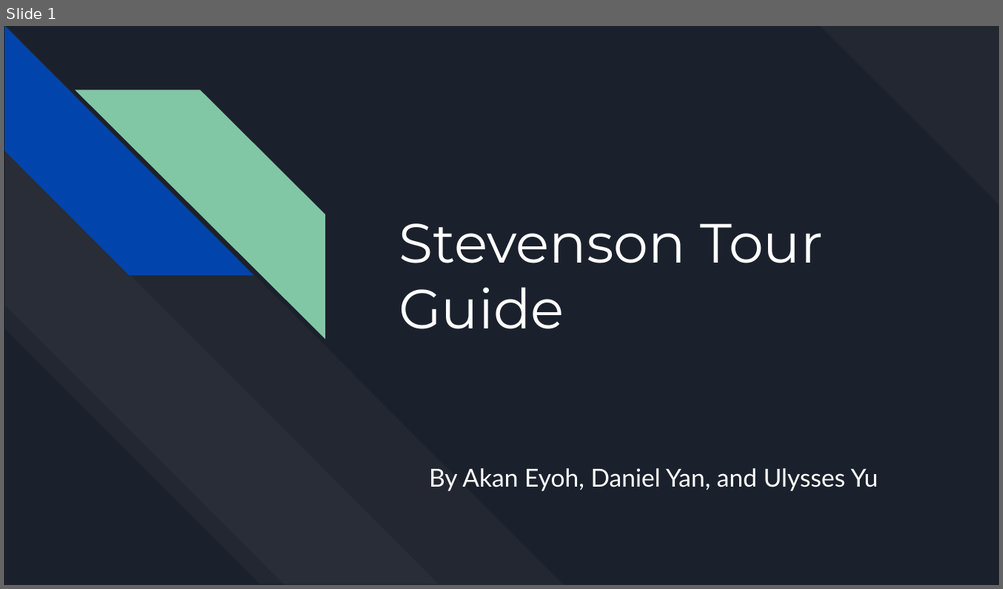
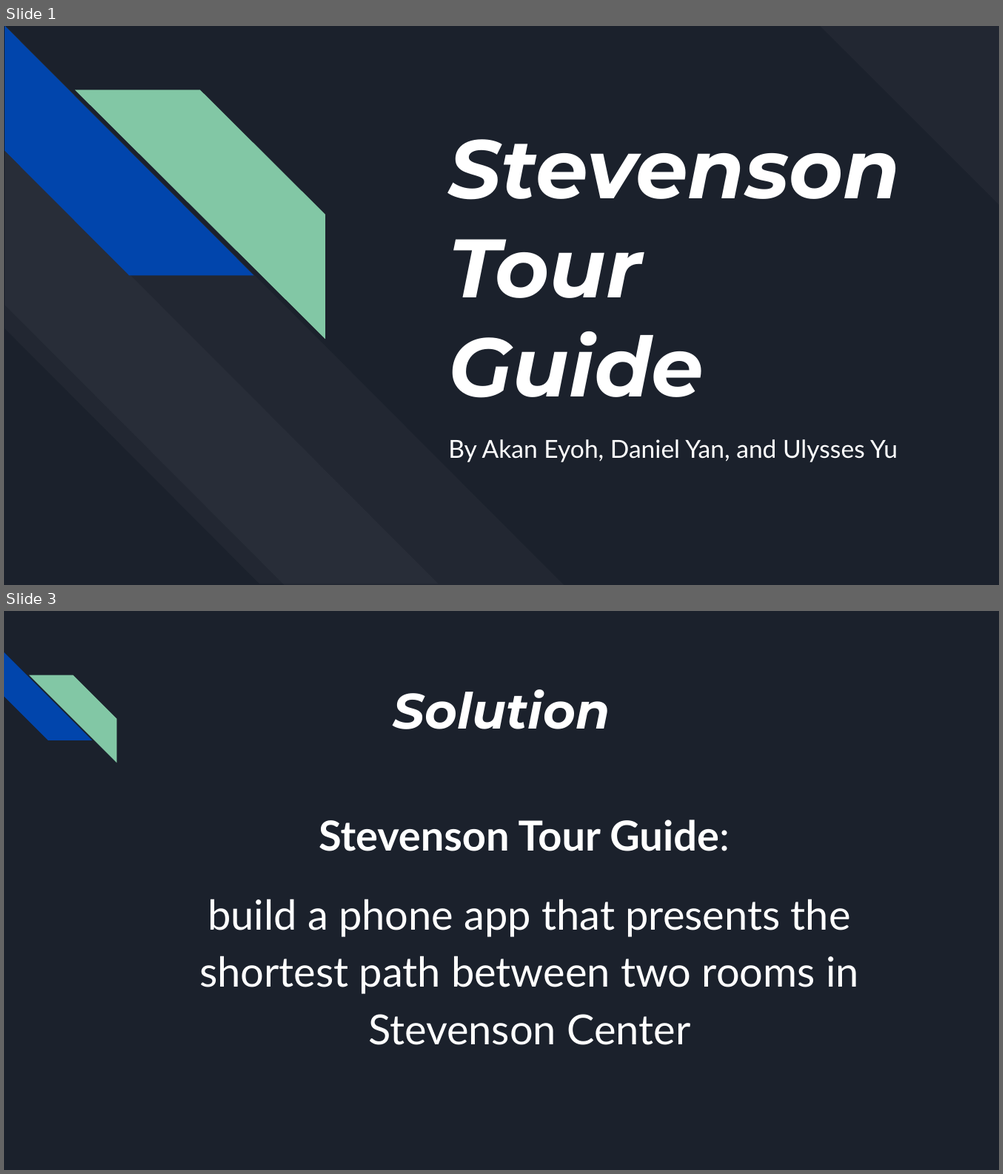
Before and after one commit to AkanEyoh/StevensonTourGuide, a slide deck: final_presentation.pptx. Shown one above the other, each under a label of ours: slide 1 before the commit, slides 1 and 3 after it; the slides between them are not shown. The pictures are 1003x589 and 1003x1174 pixels, drawn with LibreOffice and Linux fonts; fonts in the diff are those of the drawing. Boxes give left, top, right and bottom in pixels: in the first picture for what was removed or moved away, otherwise in the second. Text is boxed around its words. In the diff, an @@ line names an element or a change of style, - is before the commit and + after.

```diff
--- a/final_presentation.pptx
+++ b/final_presentation.pptx
@@ slide 3 added at [4, 611, 999, 1170], background #1B212C @@
@@ diag stripe added at [4, 652, 91, 741], fill #0145AC @@
@@ diag stripe added at [29, 675, 116, 762], fill #82C7A5 @@
@@ title added at [392, 689, 609, 729], 36 pt, text #FFFFFF, bold, italic @@
+Solution
@@ text added at [199, 820, 859, 1045], 30 pt, text #FFFFFF @@
+Stevenson Tour Guide:
+build a phone app that presents the shortest path between two rooms in Stevenson Center
@@ slide 1 changed as well @@
@@ title at [448, 139, 900, 398]: text changed; size 40 to 60 pt; bold on; italic on @@
-Stevenson Tour Guide
+Stevenson
+Tour
+Guide
@@ subtitle "By Akan Eyoh, Daniel Yan, ...": place and size @@
-subtitle "By Akan Eyoh, Daniel Yan, ..." at [429, 469, 878, 491]
+subtitle "By Akan Eyoh, Daniel Yan, ..." at [448, 440, 897, 463]
```
Also in this commit, not shown: 3 other slides changed, 2 other slides added, 1 slide removed, 6 other files.
